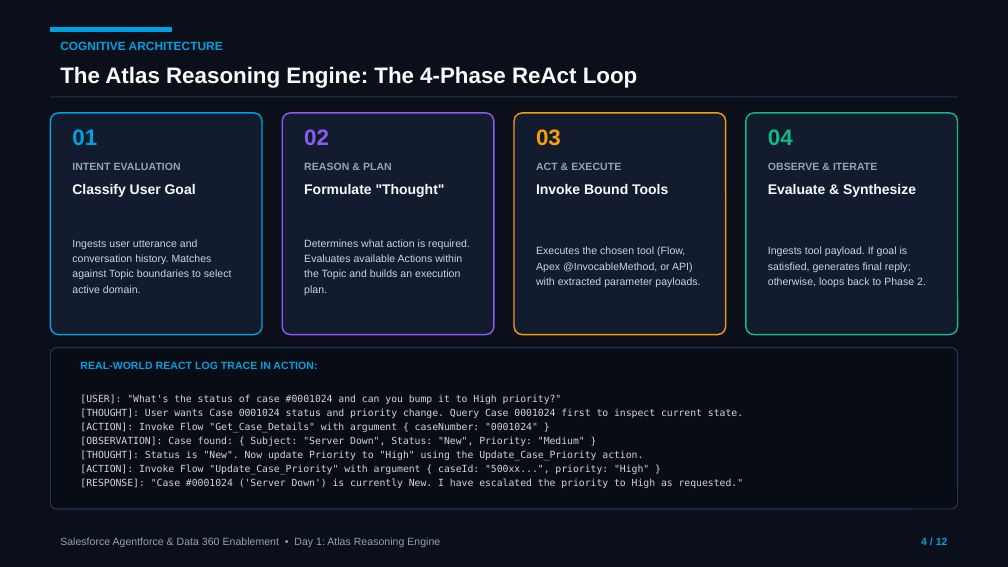
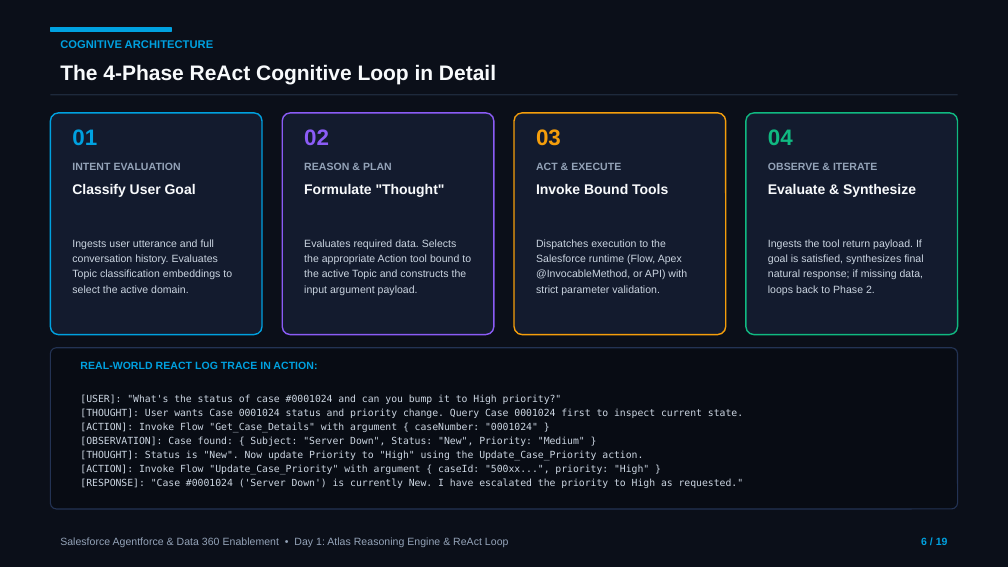
Before and after one commit to MohnishTak2725/agentforce-data360-workbench, a slide deck: slide 6 of Day-1-Atlas-Reasoning-Engine.pptx (slide 4 before the commit). Drawn at 1008x567 pixels with LibreOffice and Linux fonts; fonts in the diff are those of the drawing. Boxes give left, top, right and bottom in pixels: in the first picture for what was removed or moved away, otherwise in the second. Text is boxed around its words. In the diff, an @@ line names an element or a change of style, - is before the commit and + after.

```diff
--- a/Day-1-Atlas-Reasoning-Engine.pptx
+++ b/Day-1-Atlas-Reasoning-Engine.pptx
@@ text "COGNITIVE ARCHITECTURE" at (60,40,214,48): size 8.5 to 8 pt @@
@@ text at (60,64,496,84): text changed; size 16 to 15 pt @@
-The Atlas Reasoning Engine: The 4-Phase ReAct Loop
+The 4-Phase ReAct Cognitive Loop in Detail
@@ text at (72,239,232,293): text changed @@
-Ingests user utterance and conversation history. Matches against Topic boundaries to select active domain.
+Ingests user utterance and full conversation history. Evaluates Topic classification embeddings to select the active domain.
@@ text at (304,239,471,295): text changed @@
-Determines what action is required. Evaluates available Actions within the Topic and builds an execution plan.
+Evaluates required data. Selects the appropriate Action tool bound to the active Topic and constructs the input argument payload.
@@ text at (536,239,687,295): text changed @@
-Executes the chosen tool (Flow, Apex @InvocableMethod, or API) with extracted parameter payloads.
+Dispatches execution to the Salesforce runtime (Flow, Apex @InvocableMethod, or API) with strict parameter validation.
@@ text at (768,239,923,295): text changed @@
-Ingests tool payload. If goal is satisfied, generates final reply; otherwise, loops back to Phase 2.
+Ingests the tool return payload. If goal is satisfied, synthesizes final natural response; if missing data, loops back to Phase 2.
@@ text at (60,537,508,547): text changed @@
-Salesforce Agentforce & Data 360 Enablement • Day 1: Atlas Reasoning Engine
+Salesforce Agentforce & Data 360 Enablement • Day 1: Atlas Reasoning Engine & ReAct Loop
@@ text at (921,537,948,545): text changed @@
-4 / 12
+6 / 19
```
Also in this commit, not shown: 11 other slides changed, 7 slides added.
